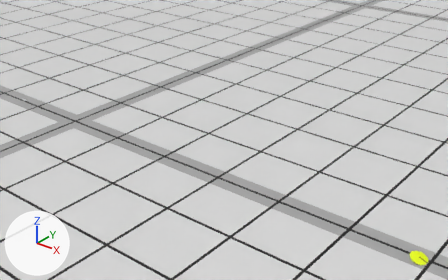
The Blender file throw.blend: old version first, new version second.
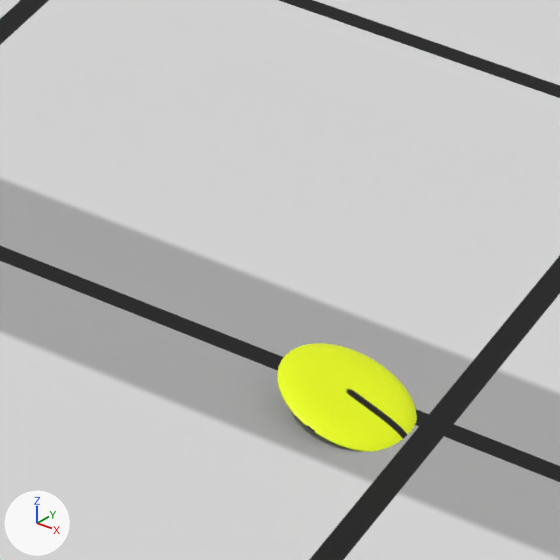
The first picture shows the older version from a camera (50 mm lens) standing at (7.69, -5.73, 4.13) and looking at (3.01, 0.12, 0.5). The close-ups show both versions on the part from 83% to 100% of the width and 73% to 100% of the height of that picture. The axes (+X, +Y, +Z) are drawn at lower left. The lights are the same throughout. Both versions are drawn at frame 49 of the action 'JadeAction'; the numbers are the values there.

Names of what the first close-up shows: 'Jade', 'Plane'.
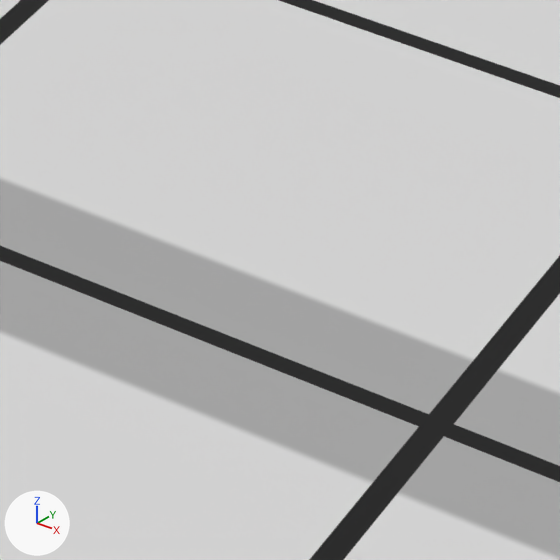
Location of each change, (x1, y1, x2, y2) in pixels of the close-ups (560 x 560 px):
'Jade', moved, turned (not visible afterwards): before (277, 343, 417, 452)

Diff of the bpy script that builds the scene:
```diff
--- a/throw.blend.py
+++ b/throw.blend.py
@@ ob_jade @@
 ob_jade = bpy.data.objects.new('Jade', me_jade)
-ob_jade.location = (5.88, -0.047, 0.0)
+ob_jade.location = (4.387, 0.003, 2.438)
 ob_jade.rotation_mode = 'ZXY'
-ob_jade.rotation_euler = (0.0378, 0.26, 1.475)  # degrees (2.2, 15, 85)
+ob_jade.rotation_euler = (-0.0772, -0.271, -1.699)  # degrees (-4.4, -16, -97)
```
